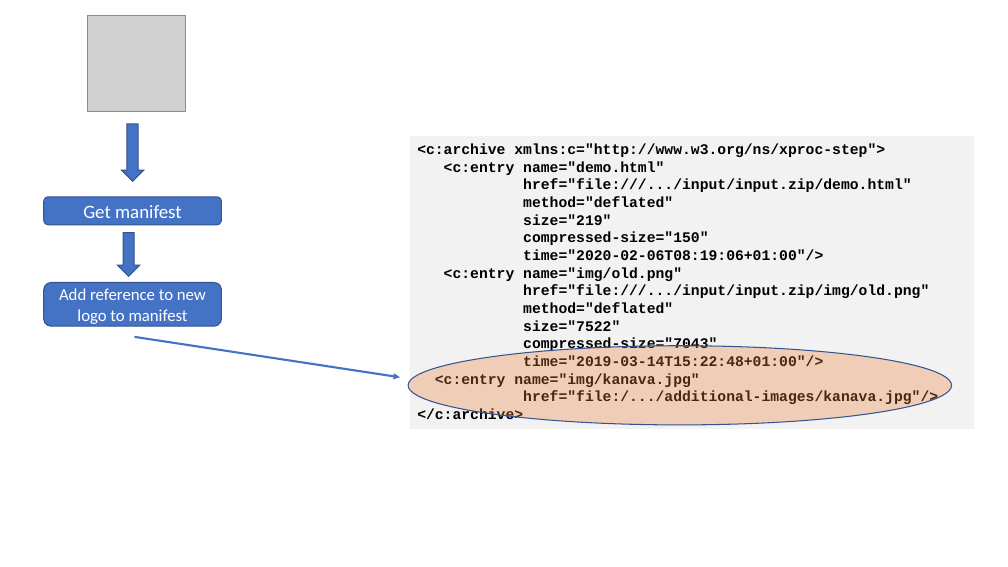
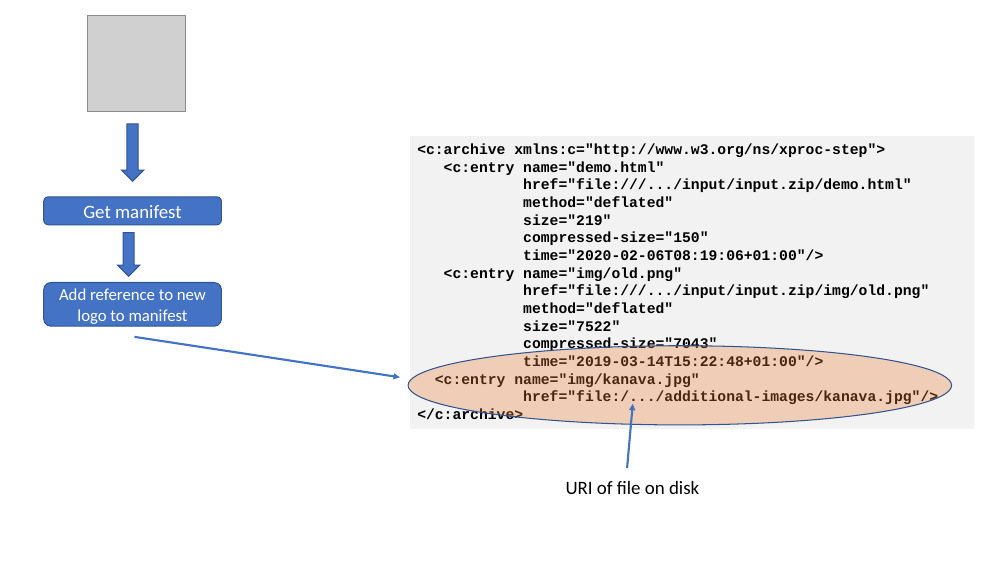
Before and after one commit to xatapult/working-with-zip-demo-prague-2020, a slide deck: slide 5 of presentation/Prague-2020-working-with-zip.pptx. Drawn at 1008x567 pixels with LibreOffice and Linux fonts; fonts in the diff are those of the drawing; grey boxes stand for pictures; background and template pictures are left out. Boxes give left, top, right and bottom in pixels: in the first picture for what was removed or moved away, otherwise in the second. Text is boxed around its words. In the diff, an @@ line names an element or a change of style, - is before the commit and + after.

```diff
--- a/presentation/Prague-2020-working-with-zip.pptx
+++ b/presentation/Prague-2020-working-with-zip.pptx
@@ arrow added from (627, 468) to (633, 404), #4472C4 2 pt @@
@@ text added at [566,481,699,494], 18 pt, text #000000 @@
+URI of file on disk
```
Also in this commit, not shown: 6 other slides changed, 2 other files.
